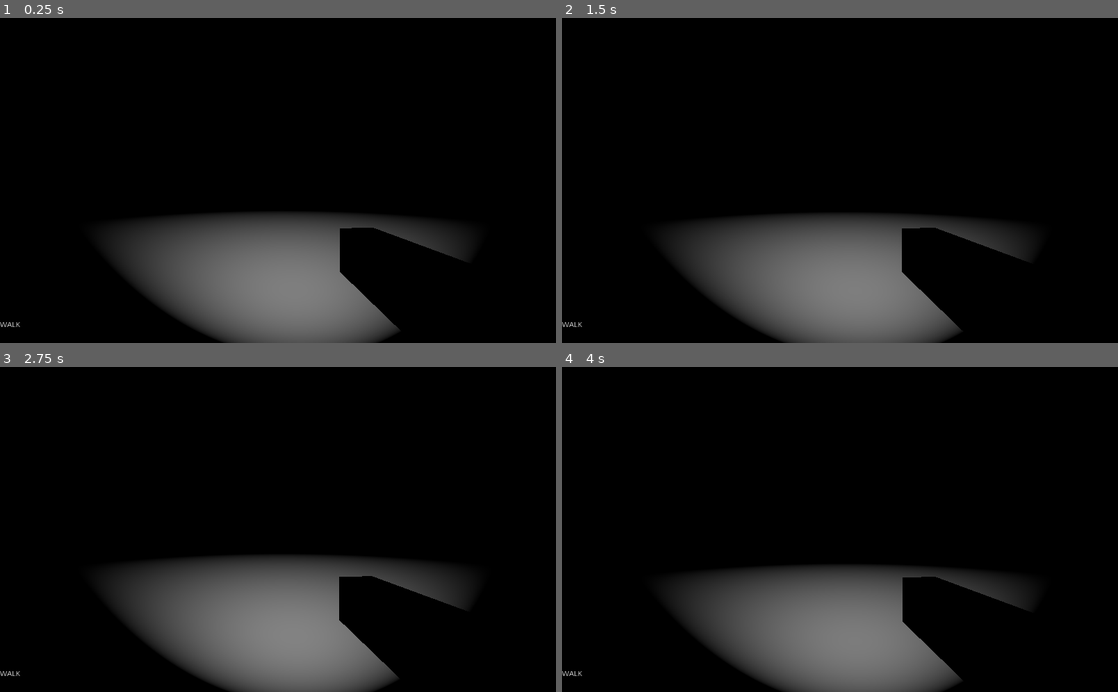
Above: before the commit, frames 1-4 (two rows, left to right).
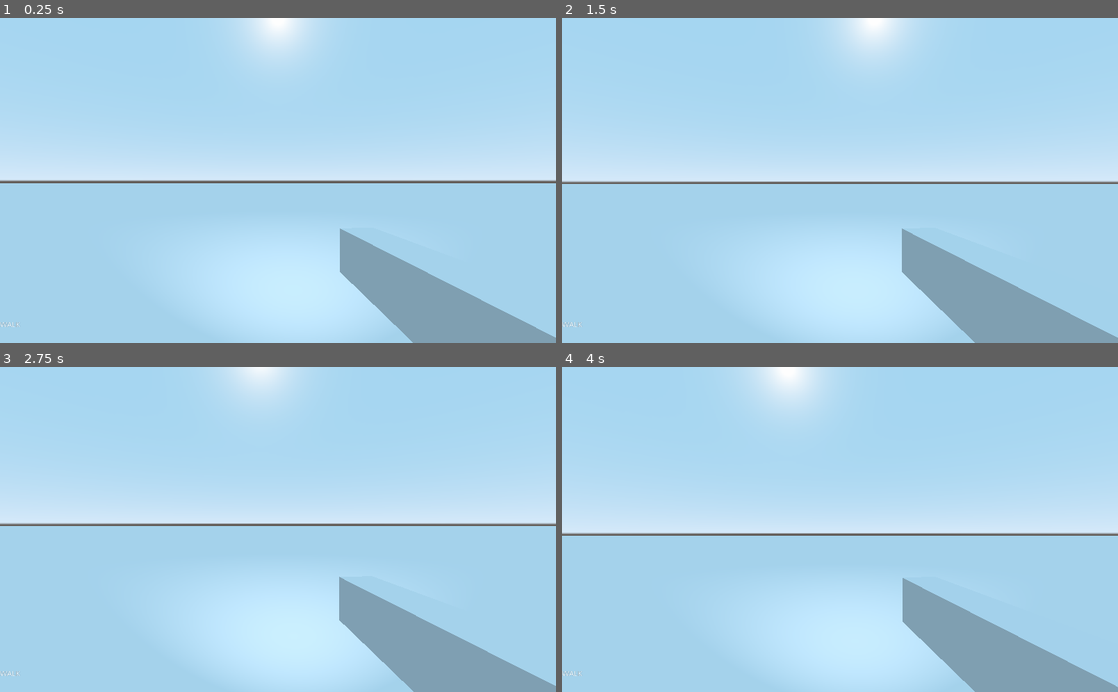
Above: after the commit, the same moments.

Repository: Terkwood/maze
Game: Godot game, scene res://HedgeMaze.tscn
Two runs of this game, one before a commit and one after it. Both use one fixed random seed, a clock stepped at 60 frames per second and the inputs below.
Inputs (mouse positions are in pixels of both pictures, inside the frame that each line leads up to):
- Up to frame 1 (0.25 s): no input
- Up to frame 2 (1.5 s): tap Enter at 0.5 s; move the mouse to (867, 180) at 0.52 s; hold W from 0.53 s (still down); tap Space at 1.25 s; move the mouse to (812, 180) at 1.27 s
- Up to frame 3 (2.75 s): keep holding W; tap Enter at 2 s; move the mouse to (289, 523) at 2.02 s
- Up to frame 4 (4 s): keep holding W; tap Space at 2.75 s; move the mouse to (834, 536) at 2.77 s; tap Enter at 3.5 s; move the mouse to (878, 532) at 3.52 s

The runs differ from the first frame. In frame 1, 100% of the frame differs, in the area x 0-100%, y 0-100%; in frame 2, 100%; in frame 3, 100%; in frame 4, 100%.

Commit message:
fix env

Diff:
--- a/HedgeMaze.tscn
+++ b/HedgeMaze.tscn
@@ -1,10 +1,14 @@
-[gd_scene load_steps=6 format=2]
+[gd_scene load_steps=7 format=2]
 
 [ext_resource path="res://HedgeMaze.gd" type="Script" id=1]
 [ext_resource path="res://Player.tscn" type="PackedScene" id=2]
 
+[sub_resource type="ProceduralSky" id=4]
+
 [sub_resource type="Environment" id=1]
 background_mode = 2
+background_sky = SubResource( 4 )
+ambient_light_color = Color( 1, 1, 1, 1 )
 
 [sub_resource type="CubeMesh" id=2]
 size = Vector3( 1000, 2, 1000 )
